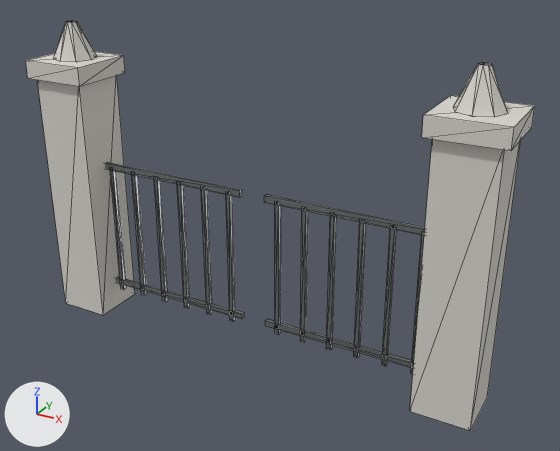
An edit to the glTF model public/models/props/park_gate.lod1.glb, drawn before and after from the same camera.
The view is the same before and after, from a camera (50 mm lens) standing at (3.94, -6.57, 4.86) and looking at (0.29, 0.06, 1.54). Every picture has the same lights, and +X, +Y and +Z are marked at lower left. The picture after the commit comes second. Mesh edges are drawn as thin lines. Where no turn or scale is listed for an object, it has been applied to the vertices. Vertices at exactly the same position are counted once.

Script lines for the objects in view, before the commit:
```python
mat_metal_painted = principled_material('metal_painted')
mat_metal_painted.base_color = (0.38, 0.4, 0.42)  # grey #a6aaad
mat_metal_painted.metallic = 1.0
mat_metal_painted.roughness = 0.4
mat_stone_dressed = principled_material('stone_dressed')
mat_stone_dressed.base_color = (0.68, 0.66, 0.61)  # light grey #d7d4cd
mat_stone_dressed.roughness = 0.85
me_props_park_gate = bpy.data.meshes.new('props_park_gate')
me_props_park_gate.from_pydata(...)  # 192 vertices, 296 faces; spans x -2.68..2.68, y -0.38..0.38, z -1.74..1.74
# faces by material slot: [104, 192]
me_props_park_gate.materials.append(mat_stone_dressed)  # light grey #d7d4cd
me_props_park_gate.materials.append(mat_metal_painted)  # grey #a6aaad
ob_props_park_gate = bpy.data.objects.new('props_park_gate', me_props_park_gate)
ob_props_park_gate.location = (0.0, 0.0, 1.74)
```
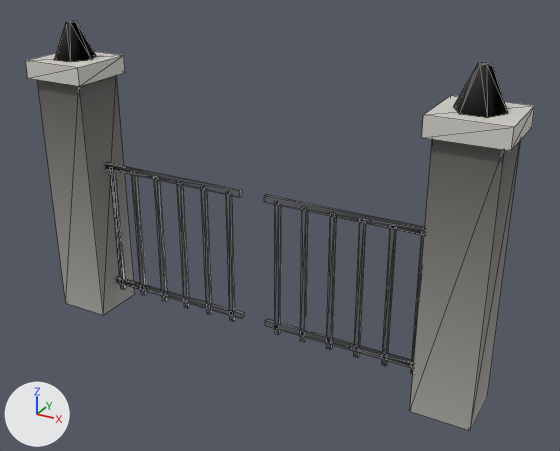
The change, as a diff of the scene's bpy script:
```diff
--- a/public/models/props/park_gate.lod1.glb.py
+++ b/public/models/props/park_gate.lod1.glb.py
@@ mat_stone_dressed @@
 n0 = _N.new('ShaderNodeBsdfPrincipled'); n0.name = 'Principled BSDF'
-n0.inputs[0].default_value = (0.68, 0.66, 0.61, 1.0)  # 'Base Color', light grey #d7d4cd
 n0.inputs[2].default_value = 0.85  # 'Roughness'
 n1 = _N.new('ShaderNodeOutputMaterial'); n1.name = 'Material Output'
+n2 = _N.new('ShaderNodeMix'); n2.name = 'Mix'
+n2.data_type = 'RGBA'
+n2.blend_type = 'MULTIPLY'
+n2.inputs[0].default_value = 1.0  # 'Factor'
+n2.inputs[7].default_value = (0.68, 0.66, 0.61, 1.0)  # 'B', light grey #d7d4cd
+n3 = _N.new('ShaderNodeVertexColor'); n3.name = 'Color Attribute'
 _L.new(n0.outputs[0], n1.inputs[0])  # 'BSDF' to 'Surface'
+_L.new(n2.outputs[2], n0.inputs[0])  # 'Result' to 'Base Color'
+_L.new(n3.outputs[0], n2.inputs[6])  # 'Color' to 'A'
@@ mat_metal_painted @@
 n0 = _N.new('ShaderNodeBsdfPrincipled'); n0.name = 'Principled BSDF'
-n0.inputs[0].default_value = (0.38, 0.4, 0.42, 1.0)  # 'Base Color', grey #a6aaad
 n0.inputs[1].default_value = 1.0  # 'Metallic'
@@ mat_metal_painted @@
 n1 = _N.new('ShaderNodeOutputMaterial'); n1.name = 'Material Output'
+n2 = _N.new('ShaderNodeMix'); n2.name = 'Mix'
+n2.data_type = 'RGBA'
+n2.blend_type = 'MULTIPLY'
+n2.inputs[0].default_value = 1.0  # 'Factor'
+n2.inputs[7].default_value = (0.38, 0.4, 0.42, 1.0)  # 'B', grey #a6aaad
+n3 = _N.new('ShaderNodeVertexColor'); n3.name = 'Color Attribute'
 _L.new(n0.outputs[0], n1.inputs[0])  # 'BSDF' to 'Surface'
+_L.new(n2.outputs[2], n0.inputs[0])  # 'Result' to 'Base Color'
+_L.new(n3.outputs[0], n2.inputs[6])  # 'Color' to 'A'
@@ me_props_park_gate @@
 # used by ob_props_park_gate; location = (0.0, 0.0, 1.74)
-me_props_park_gate.from_pydata(...)  # 192 vertices, 296 faces; spans x -2.68..2.68, y -0.38..0.38, z -1.74..1.74
+me_props_park_gate.from_pydata(...)  # 188 vertices, 288 faces; spans x -2.68..2.68, y -0.38..0.38, z -1.74..1.74
+# me_props_park_gate part 1
+# 18 vertices are removed from x -2.34..2.47, y -0.24..0.24, z 1.34..1.74
+# 55 faces are deleted
+# 6 vertices move from x -2.47..2.34, y -0.17..0.17, z 1.34..1.74 to x -2.42..2.33, y -0.21..0.21, z 1.34..1.74
+# 4 vertices are added at (2.42, -0.21, 1.34), (2.33, -0.05, 1.74), (2.18, -0.21, 1.34), (2.27, -0.05, 1.74)
+# 5 new vertices lie (0.24, 0.0, 0.0) away from vertices in x -2.54..2.13, y -0.17..0.17, z 1.34
+# 5 new vertices lie (-0.06, 0.0, 0.0) away from vertices in x -2.3..2.36, y 0.0..0.17, z 1.34..1.74
+# 47 new faces join them, mat_stone_dressed
 me_props_park_gate.materials.append(mat_stone_dressed)
```

Changed parts and their boxes (x1, y1, x2, y2) in the pictures (560 x 451 px; the box of a moved part takes in the faces that stretch with it):
'props_park_gate', recoloured, reshaped (darker)
    both: (26, 21, 535, 430)
part 1 of me_props_park_gate, moved or reshaped
    before: (53, 21, 508, 117)
    after: (54, 21, 508, 118)
